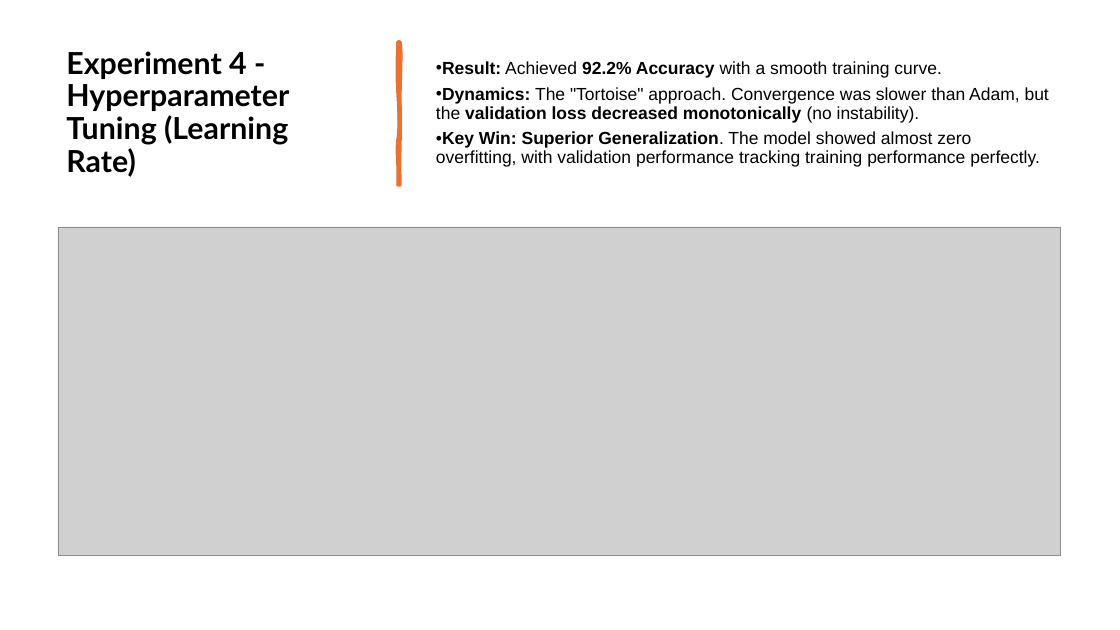
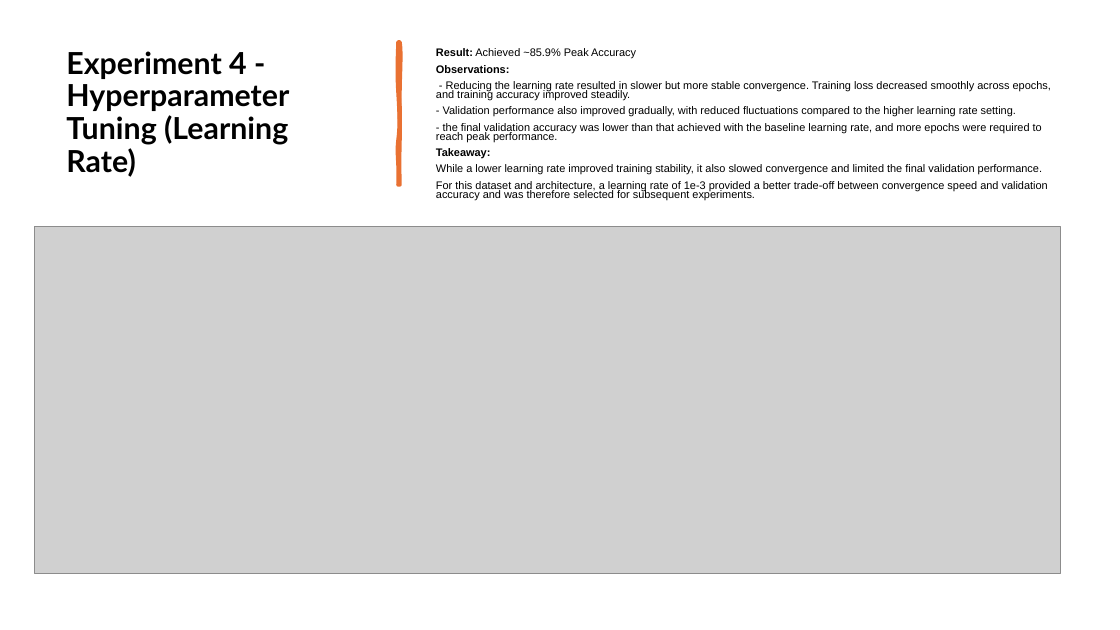
Before and after one commit to shirazkh/bananaClassification, a slide deck: slide 7 of final_presentation.pptx. Drawn at 1120x630 pixels with LibreOffice and Linux fonts; fonts in the diff are those of the drawing; grey boxes stand for pictures. Boxes give left, top, right and bottom in pixels: in the first picture for what was removed or moved away, otherwise in the second. Text is boxed around its words. In the diff, an @@ line names an element or a change of style, - is before the commit and + after.

```diff
--- a/final_presentation.pptx
+++ b/final_presentation.pptx
@@ text at [436,48,1051,200]: text changed; size 15 to 9.4 pt @@
-• Result: Achieved 92.2% Accuracy with a smooth training curve.
-• Dynamics: The "Tortoise" approach. Convergence was slower than Adam, but the validation loss decreased monotonically (no instability).
-• Key Win: Superior Generalization. The model showed almost zero overfitting, with validation performance tracking training performance perfectly.
+Result: Achieved ~85.9% Peak Accuracy
+Observations:
+- Reducing the learning rate resulted in slower but more stable convergence. Training loss decreased smoothly across epochs, and training accuracy improved steadily.
+- Validation performance also improved gradually, with reduced fluctuations compared to the higher learning rate setting.
+- the final validation accuracy was lower than that achieved with the baseline learning rate, and more epochs were required to reach peak performance.
+Takeaway:
+While a lower learning rate improved training stability, it also slowed convergence and limited the final validation performance.
+For this dataset and architecture, a learning rate of 1e-3 provided a better trade-off between convergence speed and validation accuracy and was therefore selected for subsequent experiments.
@@ picture: place and size @@
-picture at [58,227,1061,555]
+picture at [34,227,1061,573]
```
Also in this commit, not shown: 9 other slides changed.
